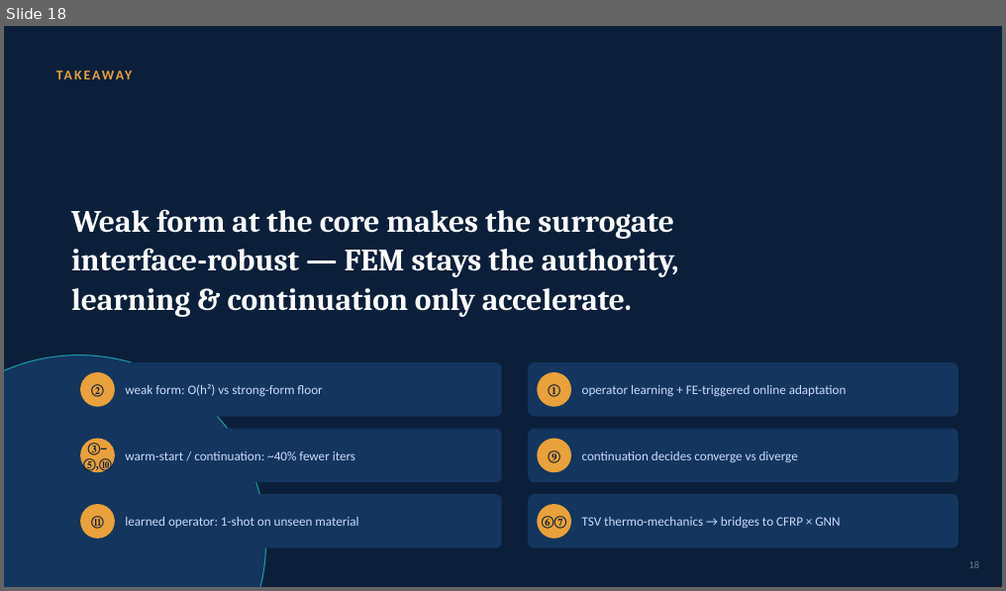
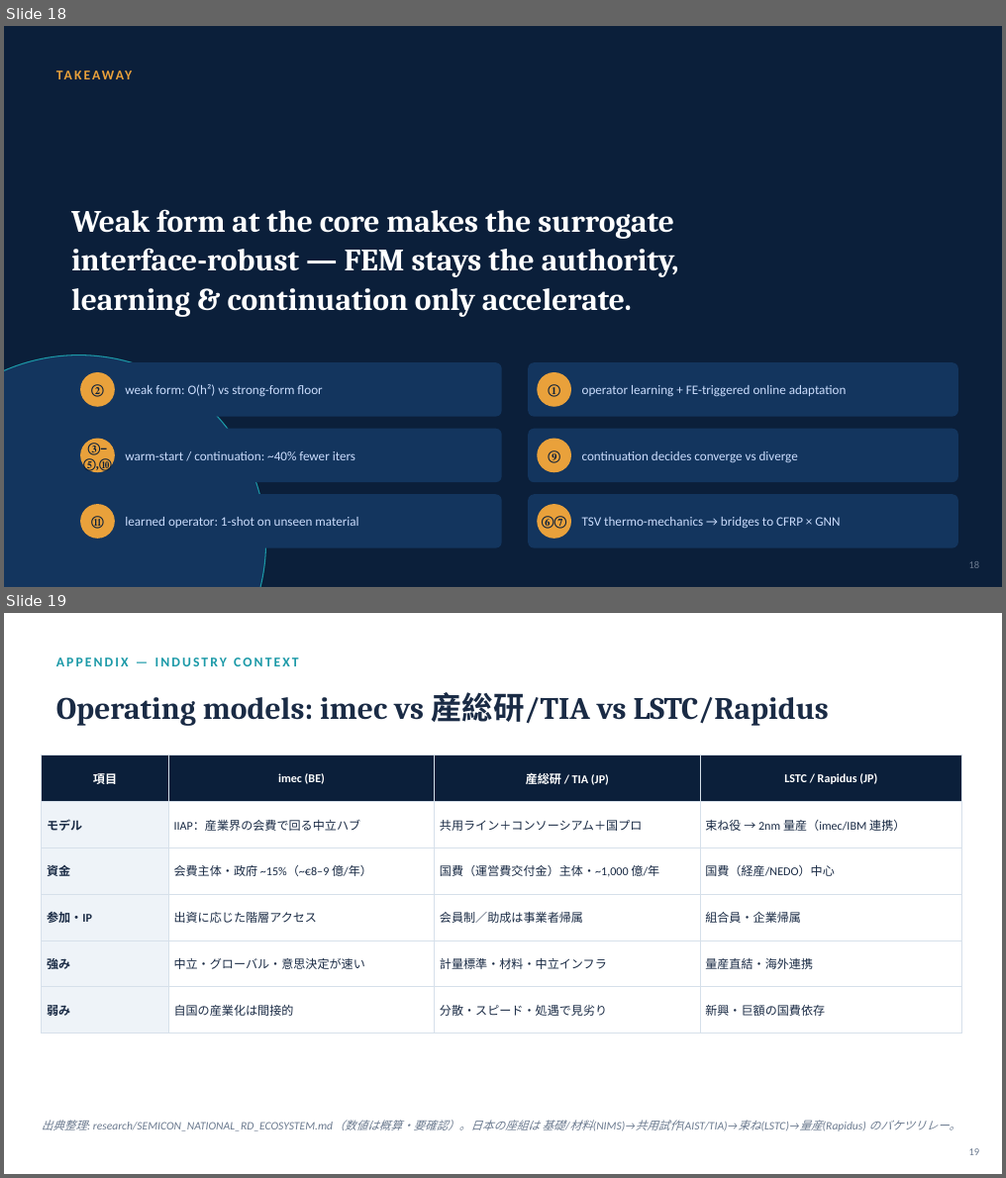
Before and after one commit to keisuke58/wccm2026-cfrp-gnn, a slide deck: slides/weakform_operator_learning_semiconductor.pptx. Shown one above the other, each under a label of ours: slide 18 before the commit, slides 18 and 19 after it. The pictures are 1006x591 and 1006x1178 pixels, drawn with LibreOffice and Linux fonts; fonts in the diff are those of the drawing. Boxes give left, top, right and bottom in pixels: in the first picture for what was removed or moved away, otherwise in the second. Text is boxed around its words. In the diff, an @@ line names an element or a change of style, - is before the commit and + after.

```diff
--- a/slides/weakform_operator_learning_semiconductor.pptx
+++ b/slides/weakform_operator_learning_semiconductor.pptx
@@ slide 19 added at box(4, 613, 1002, 1174), background #FFFFFF @@
@@ text added at box(56, 658, 299, 666), 13 pt, text #1C9AA8, bold @@
+APPENDIX — INDUSTRY CONTEXT
@@ text added at box(56, 692, 829, 726), 30 pt, text #1A2B45, bold @@
+Operating models: imec vs 産総研/TIA vs LSTC/Rapidus
@@ table added at box(42, 756, 962, 1020), 6 rows, 4 columns @@
+項目 | imec (BE) | 産総研 / TIA (JP) | LSTC / Rapidus (JP)
+モデル | IIAP：産業界の会費で回る中立ハブ | 共用ライン＋コンソーシアム＋国プロ | 束ね役 → 2nm 量産（imec/IBM 連携）
+資金 | 会費主体・政府 ~15%（~€8–9 億/年） | 国費（運営費交付金）主体・~1,000 億/年 | 国費（経産/NEDO）中心
+参加・IP | 出資に応じた階層アクセス | 会員制／助成は事業者帰属 | 組合員・企業帰属
+強み | 中立・グローバル・意思決定が速い | 計量標準・材料・中立インフラ | 量産直結・海外連携
+弱み | 自国の産業化は間接的 | 分散・スピード・処遇で見劣り | 新興・巨額の国費依存
@@ text added at box(42, 1120, 960, 1132), 11 pt, text #6B7A8F, italic @@
+出典整理: research/SEMICON_NATIONAL_RD_ECOSYSTEM.md（数値は概算・要確認）。日本の座組は 基礎/材料(NIMS)→共用試作(AIST/TIA)→束ね(LSTC)→量産(Rapidus) のバケツリレー。
@@ text added at box(969, 1149, 980, 1156), 10 pt, text #6B7A8F @@
+19
```
Also in this commit, not shown: 2 other files.
